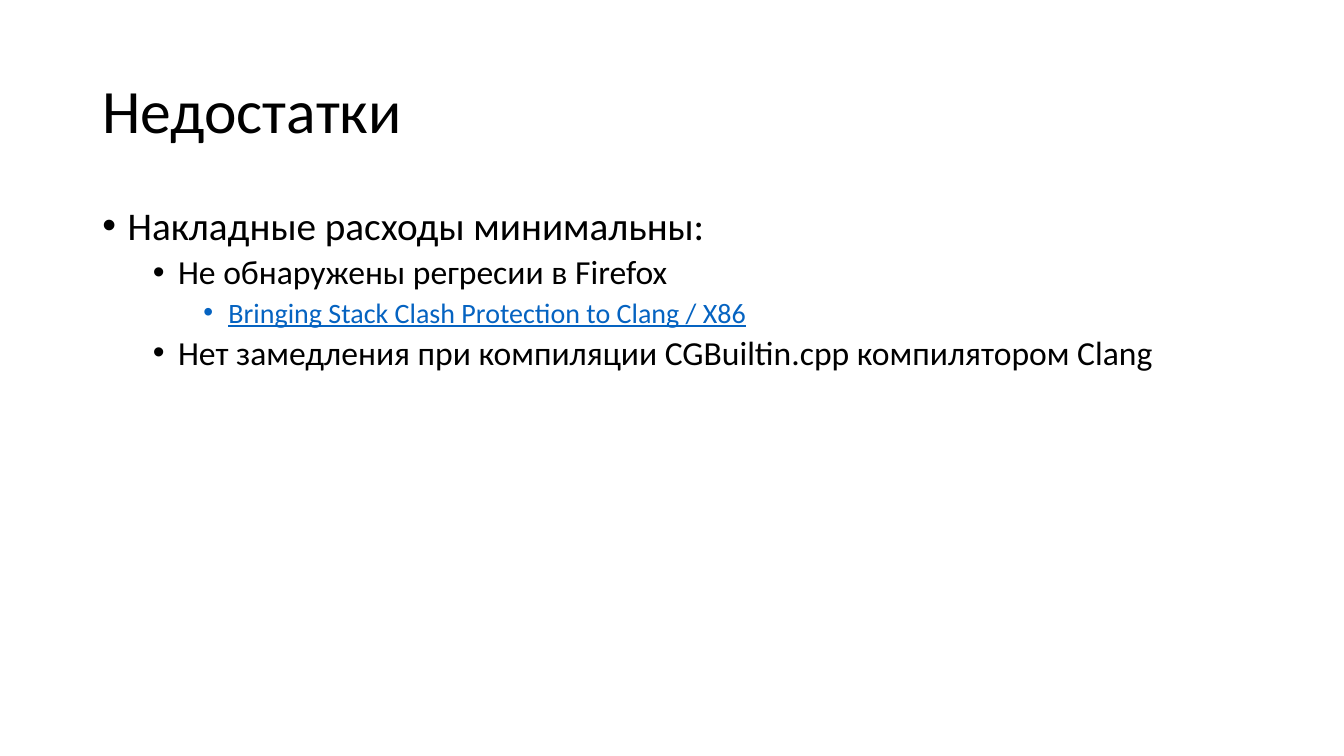
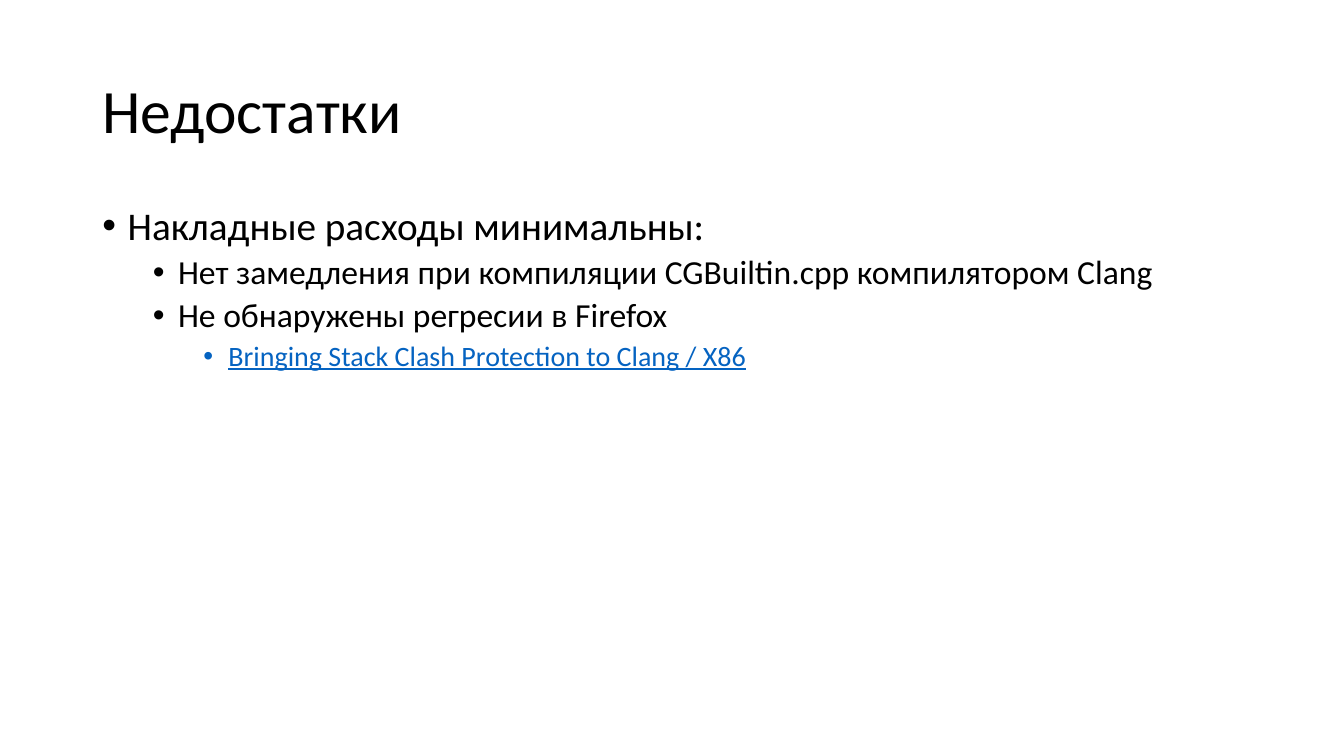
Before and after one commit to yugr/slides, a slide deck: slide 30 of CppZeroCost/2025/RU.pptx (slide 27 before the commit). Drawn at 1344x756 pixels with LibreOffice and Linux fonts; fonts in the diff are those of the drawing. Boxes give left, top, right and bottom in pixels: in the first picture for what was removed or moved away, otherwise in the second. Text is boxed around its words. In the diff, an @@ line names an element or a change of style, - is before the commit and + after.

```diff
--- a/CppZeroCost/2025/RU.pptx
+++ b/CppZeroCost/2025/RU.pptx
@@ text at <box>178,260,1152,290</box>: paragraph added @@
+  • Нет замедления при компиляции CGBuiltin.cpp компилятором Clang
@@ text at <box>178,341,1152,371</box>: paragraph removed @@
-  • Нет замедления при компиляции CGBuiltin.cpp компилятором Clang
```
Also in this commit, not shown: 11 other slides changed, 5 slides added, 6 other files.
